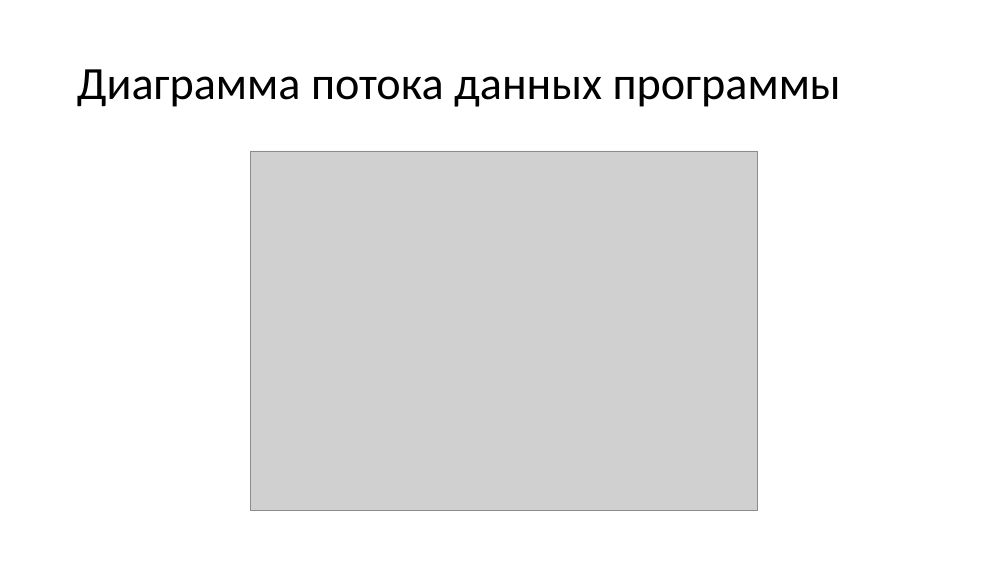
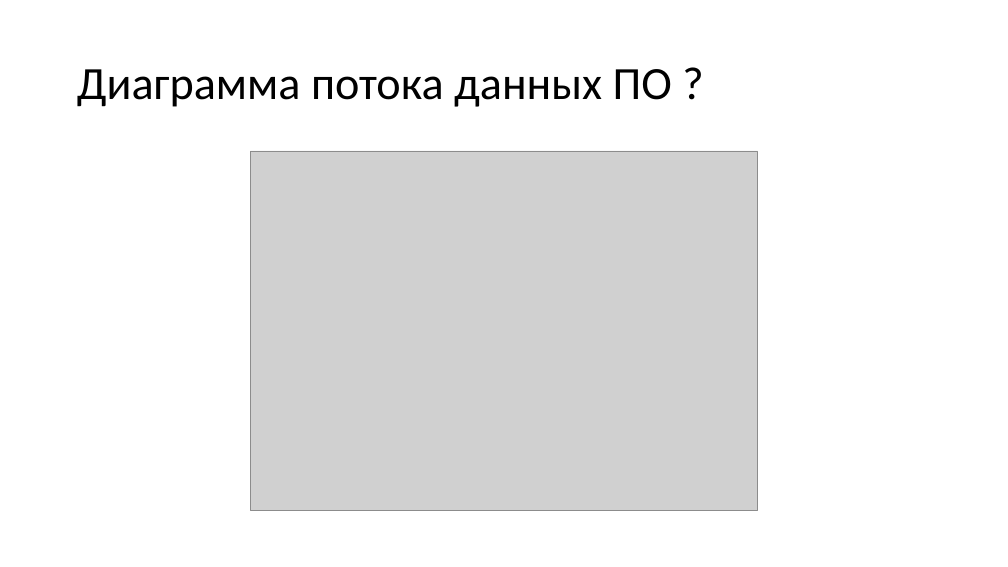
Before and after one commit to wei-blip/diploma, a slide deck: slide 12 of предзащита.pptx (slide 8 before the commit). Drawn at 1008x567 pixels with LibreOffice and Linux fonts; fonts in the diff are those of the drawing; grey boxes stand for pictures. Boxes give left, top, right and bottom in pixels: in the first picture for what was removed or moved away, otherwise in the second. Text is boxed around its words. In the diff, an @@ line names an element or a change of style, - is before the commit and + after.

```diff
--- a/предзащита.pptx
+++ b/предзащита.pptx
@@ title at [77, 69, 672, 107]: text changed @@
-Диаграмма потока данных программы
+Диаграмма потока данных ПО ?
```
Also in this commit, not shown: 7 other slides changed, 6 slides added, 2 slides removed, 4 other files.
